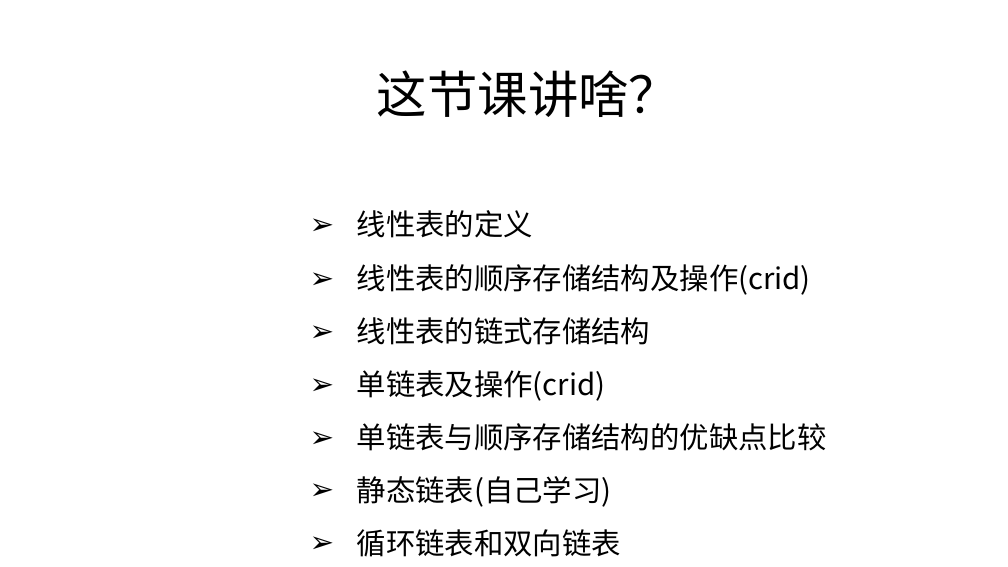
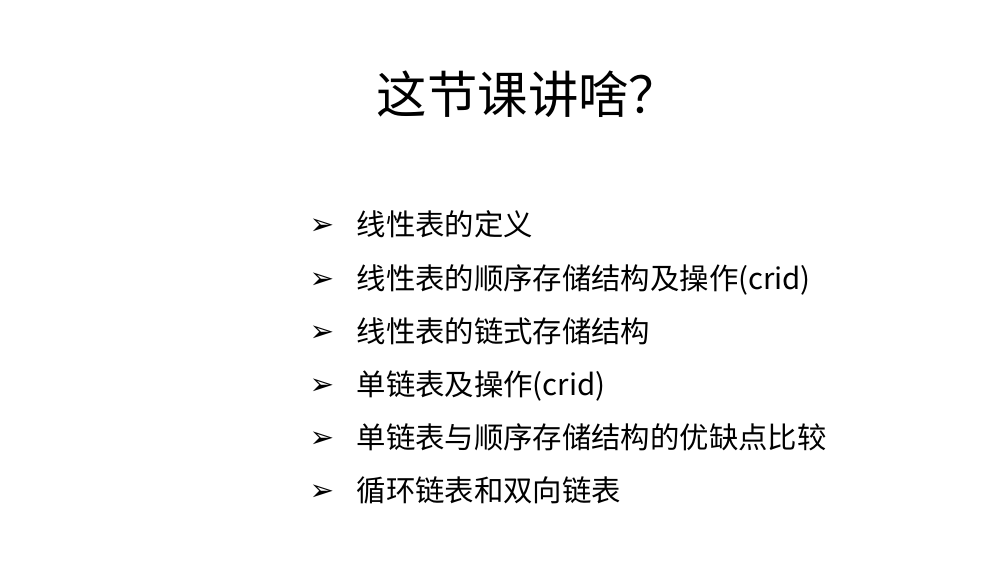
Before and after one commit to zjyesir/hmc_data_structure, a slide deck: slide 2 of ppt/2.线性表.pptx. Drawn at 1008x567 pixels with LibreOffice and Linux fonts; fonts in the diff are those of the drawing; background and template pictures are left out. Boxes give left, top, right and bottom in pixels: in the first picture for what was removed or moved away, otherwise in the second. Text is boxed around its words. In the diff, an @@ line names an element or a change of style, - is before the commit and + after.

```diff
--- a/ppt/2.线性表.pptx
+++ b/ppt/2.线性表.pptx
@@ text at (357,476,612,507): paragraph removed @@
-➢ 静态链表(自己学习)
```
Also in this commit, not shown: 5 other files.
